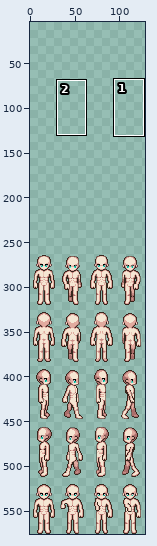
Sprite sheet: client/assets/players/sprite_000b.png. The first picture is a wide view before the edit; the outline marks the close-up.
Close-up. Before the commit:
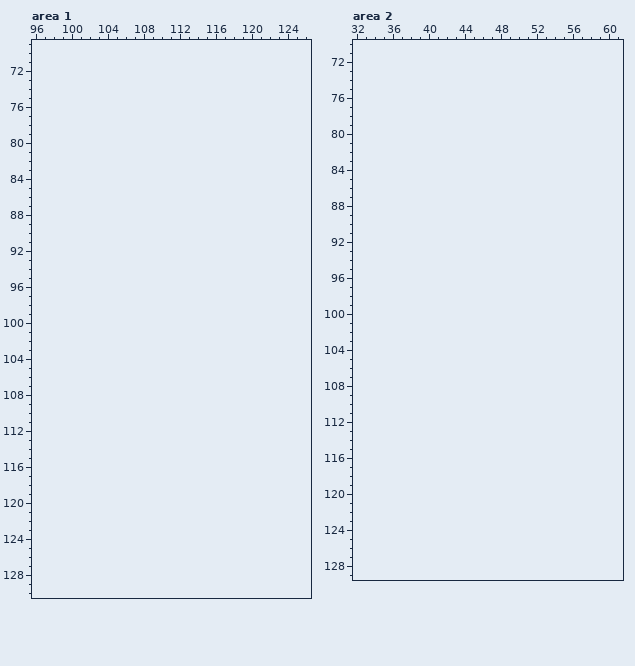
The file is 128x320 pixels. Shown: area 1: x 96..126, y 69..130; area 2: x 32..61, y 70..129. The old version is drawn lined up with the new one, on the new canvas. The wide view leaves out empty margins. The commit also changed other parts of the picture, which this record leaves out.
Once edited:
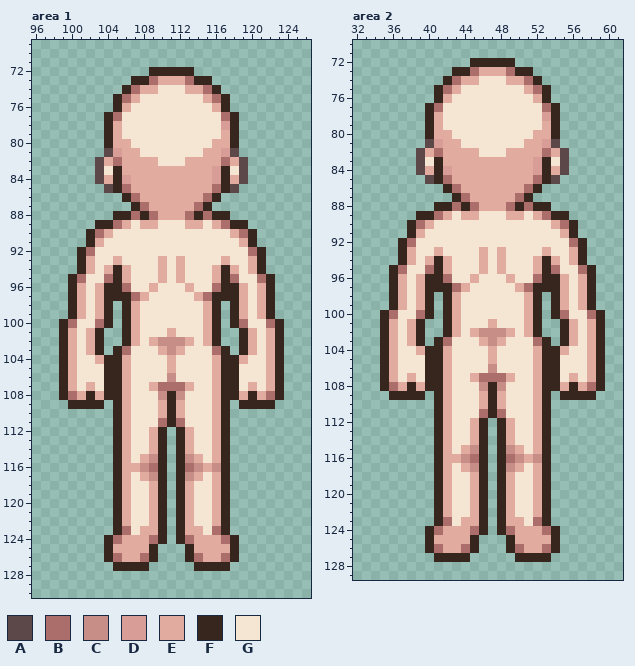
Palette (. is transparent): A #5c4849  B #ab6e6b  C #c78d87  D #d99d97  E #e1ab9f  F #37261d  G #f5e6d3
The edit:
canvas 128x320 -> 128x576, the old top-left corner now at 0,256
Area 1:
y 72: x 109..113 ..... -> FFFFF
y 73: x 107..115 ......... -> FFBEEEBFF
y 74: x 106..116 ........... -> FBEEGGGEEBF
y 75: x 105..117 ............. -> FBEGGGGGGGEBF
y 76: x 105..117 ............. -> FEGGGGGGGGGEF
y 77: x 104..118 ............... -> FBGGGGGGGGGGGBF
y 78: x 104..118 ............... -> FEGGGGGGGGGGGDF
y 79: x 104..118 ............... -> FEGGGGGGGGGGGEF
y 80: x 104..118 ............... -> FEEGGGGGGGGGEEF
y 81: x 104..118 ............... -> ADEEGGGGGGGEEDA
y 82: x 103..119 ................. -> AEBEEEEGGGEEEEBEA
y 83: x 103..119 ................. -> AGFEEEEEEEEEEDFGA
y 84: x 103..119 ................. -> AEFDEEEEEEEEEDFEA
y 85: x 104..118 ............... -> AFBEEEEEEEEEBFA
y 86: x 106..116 ........... -> FBEEEEEEEBF
y 87: x 107..115 ......... -> FBEEEEEBF
y 88: x 105..117 ............. -> FFBFBEEEBFBFF
y 89: x 103..119 ................. -> FFBEGEEGGGEEGEBFF
y 90: x 102..120 ................... -> FBEGGGGGGGGGGGGGEBF
y 91: x 102..120 ................... -> FEGGGGGGGGGGGGGGGEF
y 92: x 101..121 ..................... -> FBGGGGGGGGGGGGGGGGGBF
y 93: x 101..121 ..................... -> FEGGEGGGGEGEGGGGEGGEF
y 94: x 101..121 ..................... -> FEGEFEGGGEGEGGGEFEGEF
y 95: x 100..122 ....................... -> FBGGBFEGGGEGEGGGEFBGGBF
y 96: x 100..122 ....................... -> FEGEFFBGGEGGGEGGBFFEGEF
y 97: x 100..122 ....................... -> FEGEFFFBEGGGGGEBFFFEGEF
y 98..99: x 100..104 ..... -> FEGEF; x 106..116 ........... -> FEGGGGGGGEF; x 118..122 ..... -> FEGEF
y 100: x 99..104 ...... -> FBGGBF; x 106..116 ........... -> FEGGGGGGGEF; x 118..123 ...... -> FBGGBF
y 101: x 99..103 ..... -> FEGEF; x 106..116 ........... -> FEGGGEGGGEF; x 119..123 ..... -> FEGEF
y 102: x 99..103 ..... -> FEGEF; x 106..116 ........... -> FEGECCCEGEF; x 119..123 ..... -> FEGEF
y 103: x 99..103 ..... -> FEGEF; x 105..117 ............. -> FBGGGECEGGGBF; x 119..123 ..... -> FEGEF
y 104: x 99..123 ......................... -> FEGGEFFEGGGGEGGGGEFFEGGEF
y 105: x 99..123 ......................... -> FEGGGFFEGGGGEGGGGEFFGGGEF
y 106: x 99..123 ......................... -> FEGGGFFEGGGGCGGGGEFFGGGEF
y 107: x 99..123 ......................... -> FEGEGFFEGGEBBBEGGEFFGEGEF
y 108: x 99..123 ......................... -> FBEFEFFEGGGCFCGGGEFFEFEBF
y 109: x 100..103 .... -> FFFF; x 105..117 ............. -> FEGGGEFEGGGEF; x 119..122 .... -> FFFF
y 110: x 105..117 ............. -> FEGGGEFEGGGEF
y 111: x 105..117 ............. -> FEGGGBFBGGGEF
y 112..114: x 105..110 ...... -> FEGGEF; x 112..117 ...... -> FEGGEF
y 115: x 105..110 ...... -> FEGECF; x 112..117 ...... -> FCEGEF
y 116: x 105..110 ...... -> FEECBF; x 112..117 ...... -> FBCECF
y 117: x 105..110 ...... -> FEGECF; x 112..117 ...... -> FCEGEF
y 118..122: x 105..110 ...... -> FEGGEF; x 112..117 ...... -> FEGGEF
y 123: x 105..110 ...... -> FBGEEF; x 112..117 ...... -> FEEGBF
y 124: x 104..110 ....... -> FBEEEBF; x 112..118 ....... -> FBEEEBF
y 125: x 104..109 ...... -> FEEEEF; x 113..118 ...... -> FEEEEF
y 126: x 104..109 ...... -> FBEEBF; x 113..118 ...... -> FBEEBF
y 127: x 105..108 .... -> FFFF; x 114..117 .... -> FFFF
Area 2:
y 72: x 45..49 ..... -> FFFFF
y 73: x 43..51 ......... -> FFBEEEBFF
y 74: x 42..52 ........... -> FBEEGGGEEBF
y 75: x 41..53 ............. -> FBEGGGGGGGEBF
y 76: x 41..53 ............. -> FEGGGGGGGGGEF
y 77: x 40..54 ............... -> FBGGGGGGGGGGGBF
y 78: x 40..54 ............... -> FEGGGGGGGGGGGDF
y 79: x 40..54 ............... -> FEGGGGGGGGGGGEF
y 80: x 40..54 ............... -> FEEGGGGGGGGGEEF
y 81: x 40..54 ............... -> ADEEGGGGGGGEEDA
y 82: x 39..55 ................. -> AEBEEEEGGGEEEEBEA
y 83: x 39..55 ................. -> AGFEEEEEEEEEEDFGA
y 84: x 39..55 ................. -> AEFDEEEEEEEEEDFEA
y 85: x 40..54 ............... -> AFBEEEEEEEEEBFA
y 86: x 42..52 ........... -> FBEEEEEEEBF
y 87: x 43..51 ......... -> FBEEEEEBF
y 88: x 41..53 ............. -> FFBFBEEEBFBFF
y 89: x 39..55 ................. -> FFBEGEEGGGEEGEBFF
y 90: x 38..56 ................... -> FBEGGGGGGGGGGGGGEBF
y 91: x 38..56 ................... -> FEGGGGGGGGGGGGGGGEF
y 92: x 37..57 ..................... -> FBGGGGGGGGGGGGGGGGGBF
y 93: x 37..57 ..................... -> FEGGEGGGGEGEGGGGEGGEF
y 94: x 37..57 ..................... -> FEGEFEGGGEGEGGGEFEGEF
y 95: x 36..58 ....................... -> FBGGBFEGGGEGEGGGEFBGGBF
y 96: x 36..58 ....................... -> FEGEFFBGGEGGGEGGBFFEGEF
y 97: x 36..58 ....................... -> FEGEFFFBEGGGGGEBFFFEGEF
y 98..99: x 36..40 ..... -> FEGEF; x 42..52 ........... -> FEGGGGGGGEF; x 54..58 ..... -> FEGEF
y 100: x 35..40 ...... -> FBGGBF; x 42..52 ........... -> FEGGGGGGGEF; x 54..59 ...... -> FBGGBF
y 101: x 35..39 ..... -> FEGEF; x 42..52 ........... -> FEGGGEGGGEF; x 55..59 ..... -> FEGEF
y 102: x 35..39 ..... -> FEGEF; x 42..52 ........... -> FEGECCCEGEF; x 55..59 ..... -> FEGEF
y 103: x 35..39 ..... -> FEGEF; x 41..53 ............. -> FBGGGECEGGGBF; x 55..59 ..... -> FEGEF
y 104: x 35..59 ......................... -> FEGGEFFEGGGGEGGGGEFFEGGEF
y 105: x 35..59 ......................... -> FEGGGFFEGGGGEGGGGEFFGGGEF
y 106: x 35..59 ......................... -> FEGGGFFEGGGGCGGGGEFFGGGEF
y 107: x 35..59 ......................... -> FEGEGFFEGGEBBBEGGEFFGEGEF
y 108: x 35..59 ......................... -> FBEFEFFEGGGCFCGGGEFFEFEBF
y 109: x 36..39 .... -> FFFF; x 41..53 ............. -> FEGGGEFEGGGEF; x 55..58 .... -> FFFF
y 110: x 41..53 ............. -> FEGGGEFEGGGEF
y 111: x 41..53 ............. -> FEGGGBFBGGGEF
y 112..114: x 41..46 ...... -> FEGGEF; x 48..53 ...... -> FEGGEF
y 115: x 41..46 ...... -> FEGECF; x 48..53 ...... -> FCEGEF
y 116: x 41..46 ...... -> FEECBF; x 48..53 ...... -> FBCECF
y 117: x 41..46 ...... -> FEGECF; x 48..53 ...... -> FCEGEF
y 118..122: x 41..46 ...... -> FEGGEF; x 48..53 ...... -> FEGGEF
y 123: x 41..46 ...... -> FBGEEF; x 48..53 ...... -> FEEGBF
y 124: x 40..46 ....... -> FBEEEBF; x 48..54 ....... -> FBEEEBF
y 125: x 40..45 ...... -> FEEEEF; x 49..54 ...... -> FEEEEF
y 126: x 40..45 ...... -> FBEEBF; x 49..54 ...... -> FBEEBF
y 127: x 41..44 .... -> FFFF; x 50..53 .... -> FFFF
